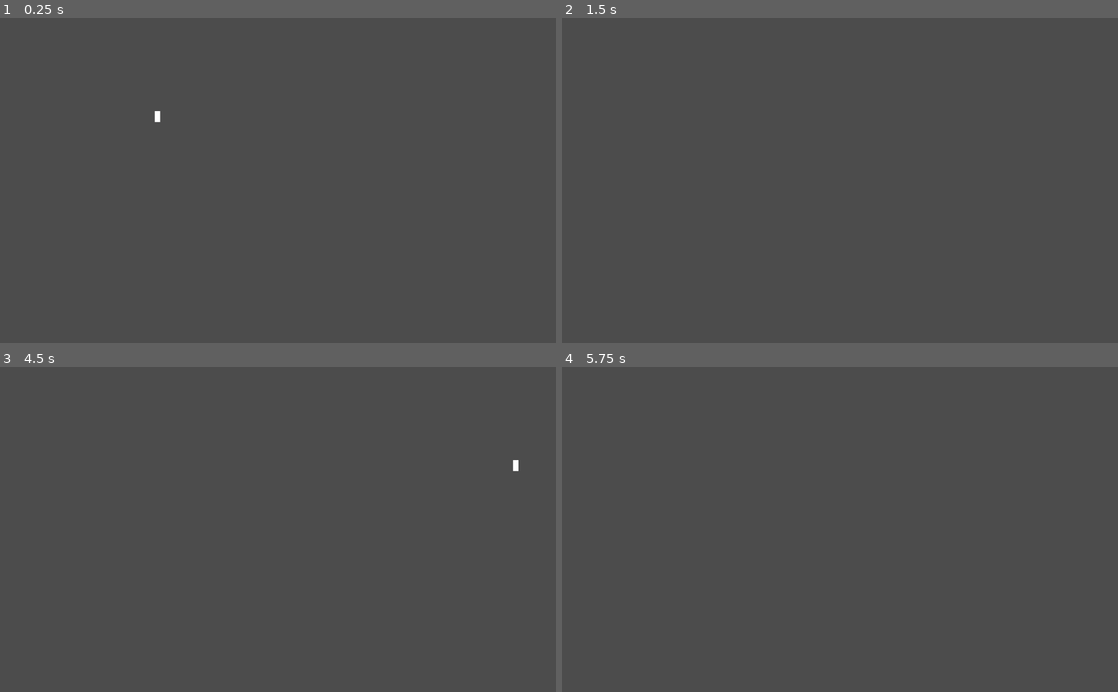
Above: before the commit, frames 1-4 (two rows, left to right).
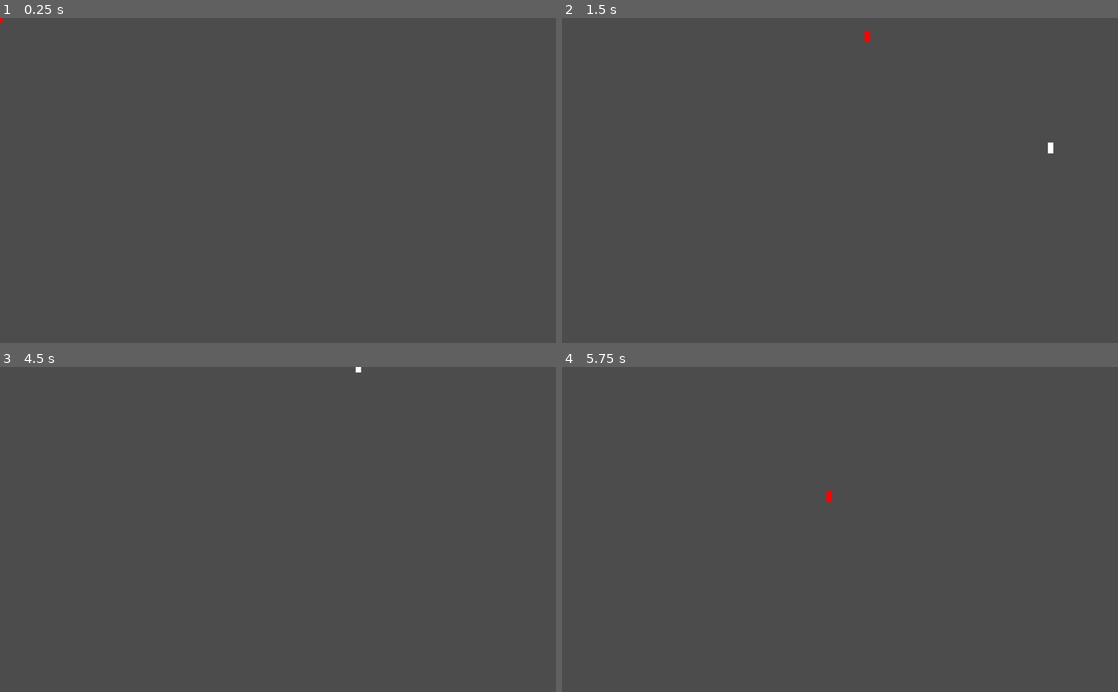
Above: after the commit, the same moments.

Repository: Gladys-Magni/Magni
Game: Godot game, scene res://Game.tscn
The game is run twice, just before and just after one commit, with the same random seed, the same clock (stepped at 60 frames per second) and the same inputs.
Inputs:
- Up to frame 1 (0.25 s): no input
- Up to frame 2 (1.5 s): tap Enter at 0.5 s; hold D (right) 0.53-1.28 s; tap Space at 1.25 s; hold S (backward) from 1.28 s (still down)
- Up to frame 3 (4.5 s): tap Enter at 2, 3.5 s; release S (backward) at 2.03 s; hold D (right) 2.03-2.78 s; tap Space at 2.75, 4.25 s; hold W (forward) 2.78-3.53 s; hold A (left) from 3.53 s (still down)
- Up to frame 4 (5.75 s): release A (left) at 5.03 s; hold S (backward) from 5.03 s (still down)

The runs differ from the first frame. In frame 1, less than 0.1% of the frame differs, in the area x 0-29%, y 0-33%; in frame 2, less than 0.1%, in the area x 54-89%, y 4-42%; in frame 3, less than 0.1%; in frame 4, less than 0.1%.

Commit message:
red rectangle enemy that follows player

Diff:
--- a/project/Game.tscn
+++ b/project/Game.tscn
@@ -1,7 +1,9 @@
-[gd_scene load_steps=4 format=2]
+[gd_scene load_steps=6 format=2]
 
 [ext_resource path="res://assets/boat.png" type="Texture" id=1]
 [ext_resource path="res://Player.gd" type="Script" id=2]
+[ext_resource path="res://enemy/Enemy.gd" type="Script" id=3]
+[ext_resource path="res://assets/enemy.png" type="Texture" id=4]
 
 [sub_resource type="ShaderMaterial" id=1]
 
@@ -15,11 +17,16 @@
 script = ExtResource( 2 )
 
 [node name="Boat" type="Sprite" parent="Player"]
-position = Vector2( 290, 182 )
 texture = ExtResource( 1 )
 
 [node name="EnemyCollection" type="Node2D" parent="."]
 
+[node name="Enemy1" type="Node2D" parent="EnemyCollection"]
+script = ExtResource( 3 )
+
+[node name="Sprite" type="Sprite" parent="EnemyCollection/Enemy1"]
+texture = ExtResource( 4 )
+
 [node name="ProjectileCollection" type="Node2D" parent="."]
 
 [node name="Level" type="Node2D" parent="."]
--- a/project/Player.gd
+++ b/project/Player.gd
@@ -32,4 +32,5 @@
 func _physics_process(delta):
 	get_input()
 	set_position(get_position() + velocity)
-	velocity = Vector2(0,0)
+	#velocity = Vector2(0,0)
+	#
--- /dev/null
+++ b/project/enemy/Enemy.gd
@@ -0,0 +1,43 @@
+extends Node2D
+
+# implements the Enemy class
+
+class_name Enemy
+
+# velocity vector
+var velocity_vector = Vector2()
+
+# speed the object moves with
+var speed := 0
+
+# player (only one for now)
+onready var player := get_node("/root/Game/Player")
+
+func _init(speed = 10):
+	velocity_vector = Vector2()
+	velocity_vector.x = 1
+	velocity_vector.y = 1
+	self.speed = speed
+
+
+# Called when the node enters the scene tree for the first time.
+func _ready():
+	pass # Replace with function body.
+
+# get player position and move towards him
+func move():
+	var current_pos = get_position()
+	var player_pos = player.get_position()
+	velocity_vector.x = player_pos.x - current_pos.x
+	velocity_vector.y = player_pos.y - current_pos.y
+	velocity_vector = velocity_vector.normalized() * speed;
+	set_position(get_position() + velocity_vector)
+	#print(player.get_position())
+
+func _physics_process(delta):
+	move()
+
+
+# Called every frame. 'delta' is the elapsed time since the previous frame.
+#func _process(delta):
+#	pass
--- a/project/project.godot
+++ b/project/project.godot
@@ -7,6 +7,16 @@
 ;   param=value ; assign values to parameters
 
 config_version=4
+
+_global_script_classes=[ {
+"base": "Node2D",
+"class": "Enemy",
+"language": "GDScript",
+"path": "res://enemy/Enemy.gd"
+} ]
+_global_script_class_icons={
+"Enemy": ""
+}
 
 [application]
 
Binary file added: project/assets/enemy.png
Not shown, added: project/assets/enemy.png.import
